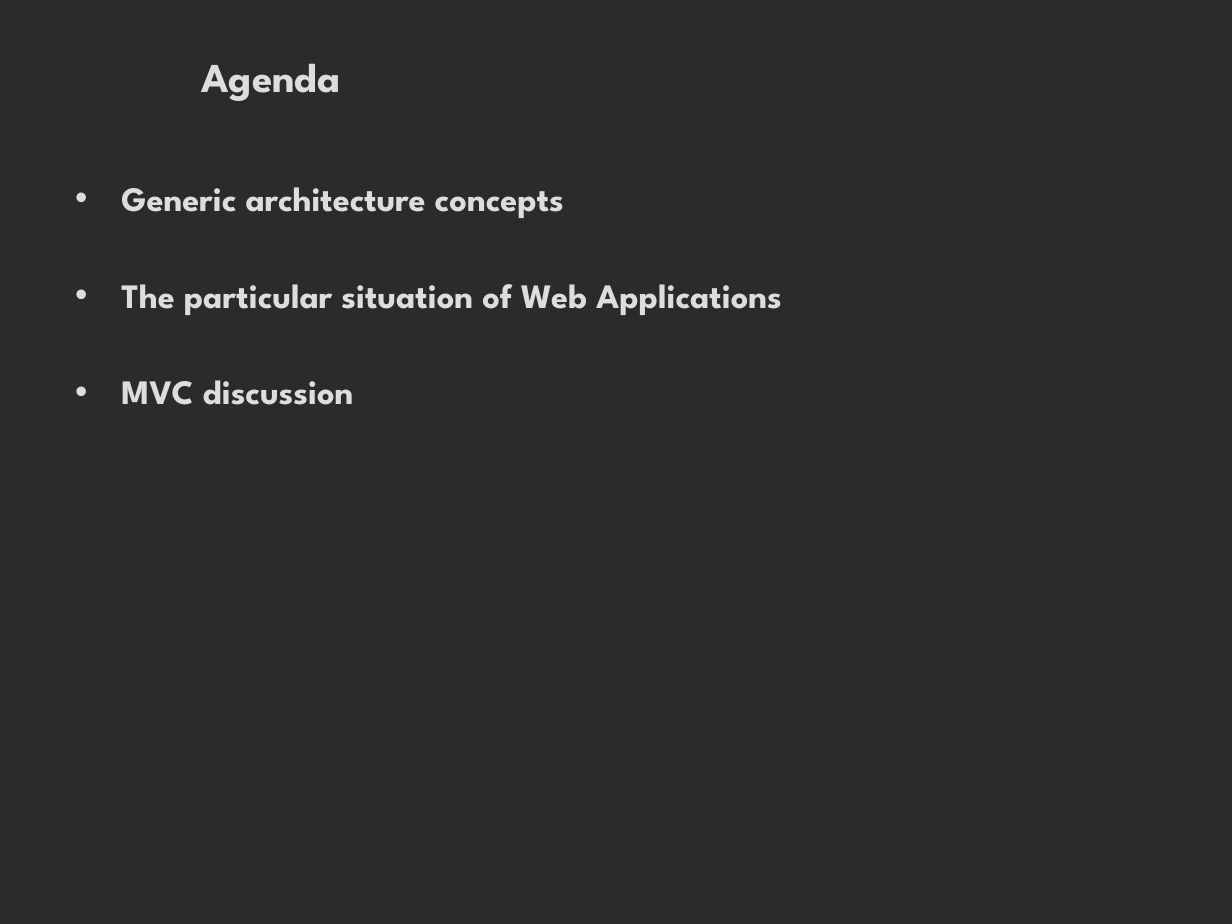
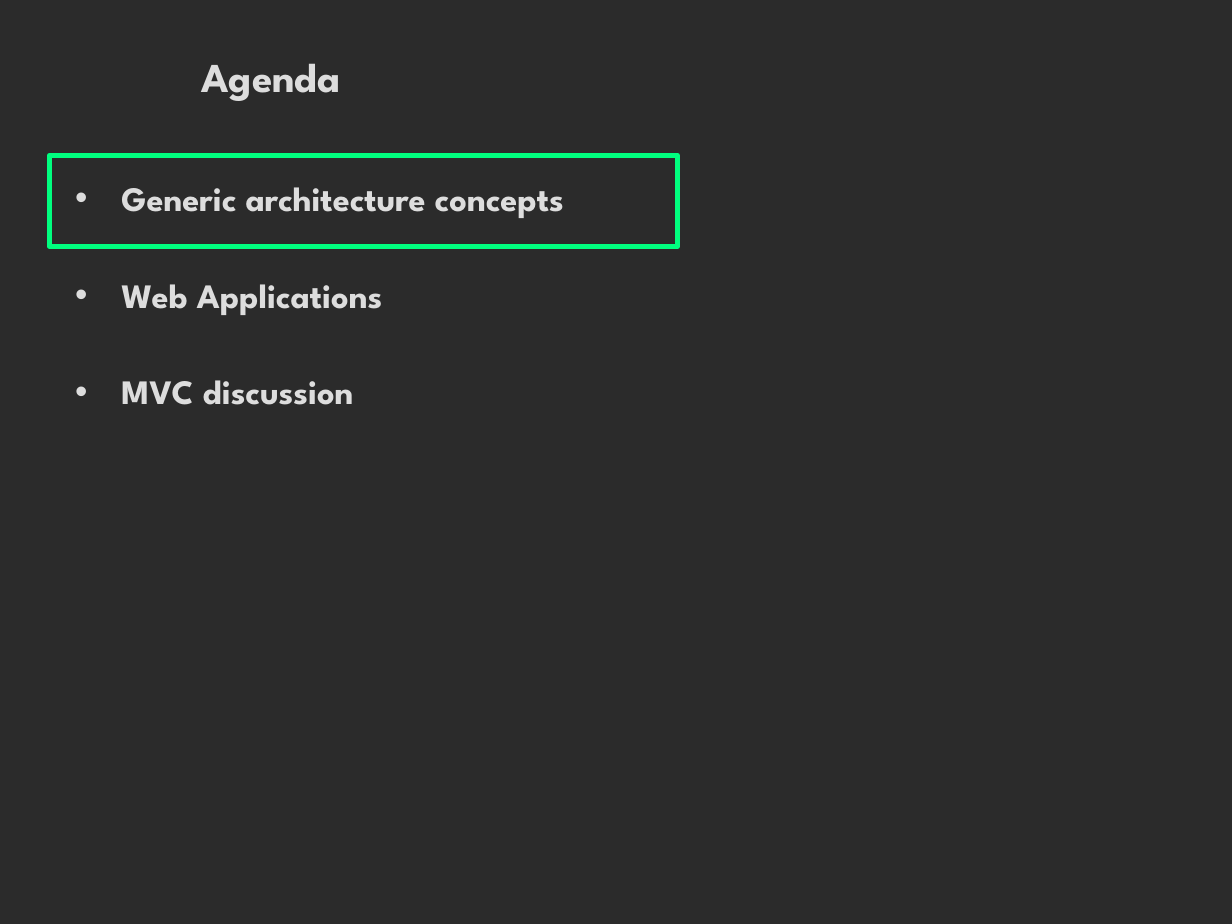
Before and after one commit to danielausparis/arch, a slide deck: slide 3 of archi-web.odp (slide 2 before the commit). Drawn at 1232x924 pixels with LibreOffice and Linux fonts; fonts in the diff are those of the drawing; background and template pictures are left out; a plain dark background stands for a picture behind light text. Boxes give left, top, right and bottom in pixels: in the first picture for what was removed or moved away, otherwise in the second. Text is boxed around its words. In the diff, an @@ line names an element or a change of style, - is before the commit and + after.

```diff
--- a/archi-web.odp
+++ b/archi-web.odp
@@ rectangle added at [49,155,678,246], outline #00FF7F 2.89 pt @@
@@ text at [121,284,383,315]: text changed @@
-• The particular situation of Web Applications
+• Web Applications
```
Also in this commit, not shown: 4 other slides changed, 6 slides added, 1 other file.
